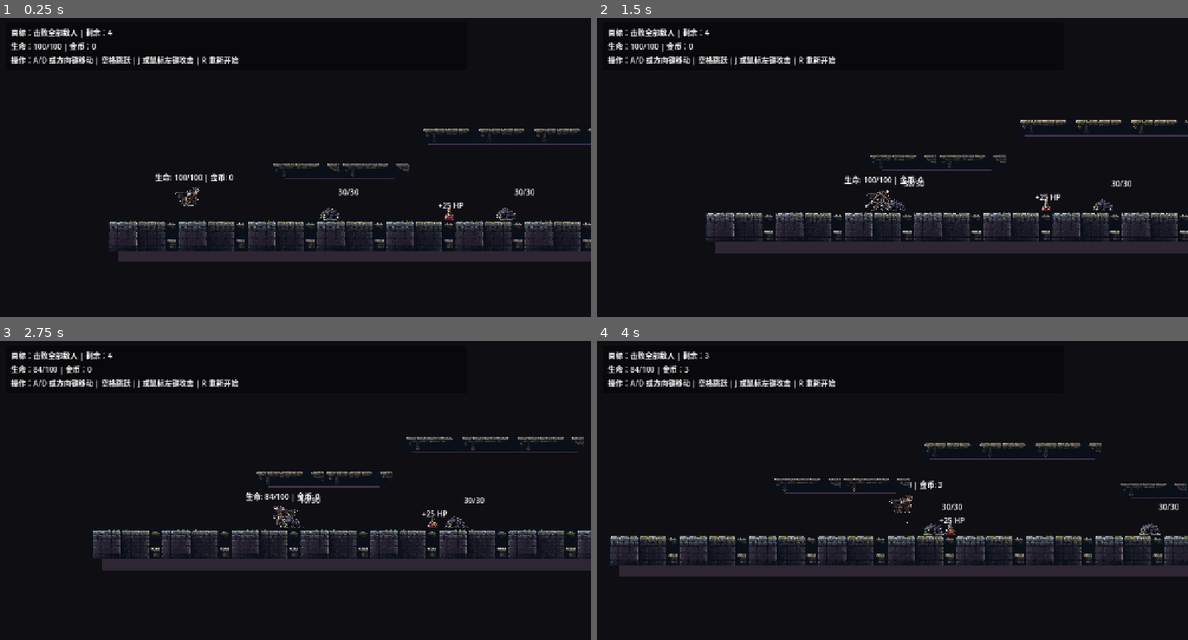
Above: before the commit, frames 1-4 (two rows, left to right).
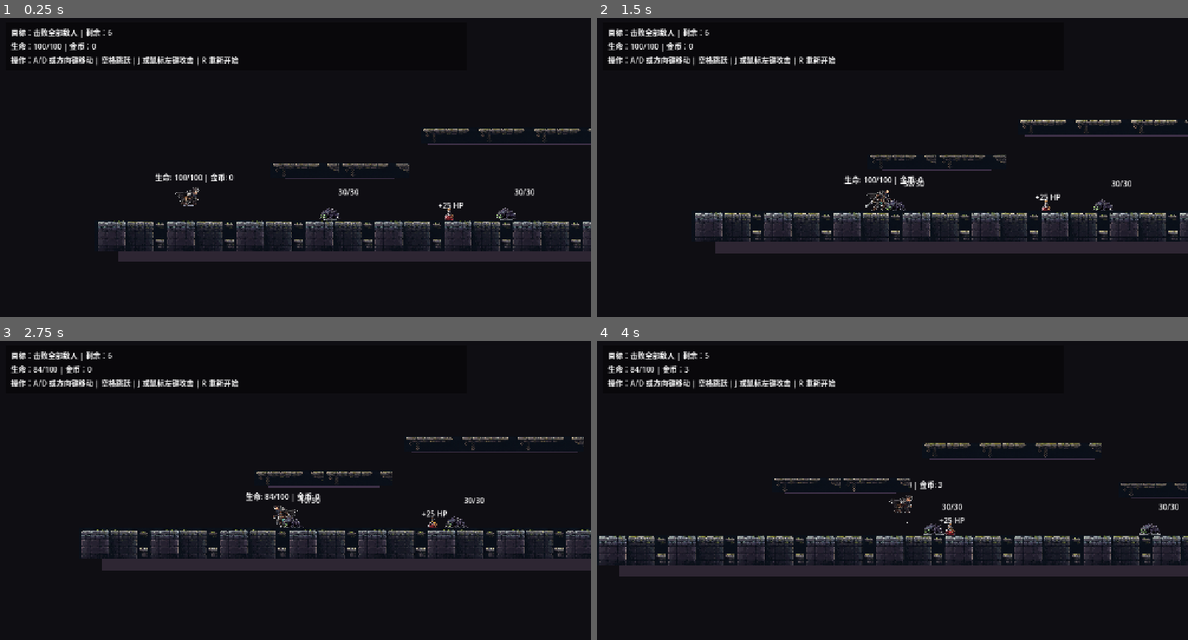
Above: after the commit, the same moments.

Repository: 98longq/relicbound
Game: Godot game, scene res://scenes/levels/test_level.tscn
Two runs of this game, one before a commit and one after it. Both use one fixed random seed, a clock stepped at 60 frames per second and the inputs below.
Inputs (mouse positions are in pixels of both pictures, inside the frame that each line leads up to):
- Up to frame 1 (0.25 s): no input
- Up to frame 2 (1.5 s): tap Enter (ui_accept) at 0.5, 0.77 s; move the mouse to (1022, 167) at 0.52 s; hold R 0.53-1.28 s; hold Right (ui_right) from 0.53 s (still down); click (1022, 167) at 0.67 s; move the mouse to (774, 200) at 1.27 s; tap Space at 1.35 s
- Up to frame 3 (2.75 s): tap Enter (ui_accept) at 1.52 s; move the mouse to (354, 433) at 2.02 s; release Right (ui_right) at 2.03 s; hold Left (ui_left) from 2.03 s (still down); hold J from 2.03 s (still down)
- Up to frame 4 (4 s): move the mouse to (862, 571) at 2.77 s; release Left (ui_left) at 2.78 s; release J at 2.78 s; hold Right (ui_right) from 2.78 s (still down); tap R at 2.85 s; click (862, 571) at 2.92 s; tap Enter (ui_accept) at 3.02, 3.77 s; move the mouse to (1069, 556) at 3.52 s; hold Space from 3.53 s (still down)

The runs differ from the first frame. In frame 1, 2.7% of the frame differs, in the area x 16-100%, y 3-79%; in frame 2, 2.9%; in frame 3, 2.7%; in frame 4, 3.4%, in the area x 0-100%, y 3-76%.

Commit message:
Expand test level layout with longer stage

Diff:
--- a/scenes/levels/test_level.tscn
+++ b/scenes/levels/test_level.tscn
@@ -23,7 +23,7 @@
 shader_parameter/alpha_cutoff = 0.05
 
 [sub_resource type="RectangleShape2D" id="RectangleShape2D_ground"]
-size = Vector2(2200, 80)
+size = Vector2(3200, 80)
 
 [sub_resource type="RectangleShape2D" id="RectangleShape2D_platform_small"]
 size = Vector2(240, 32)
@@ -37,7 +37,7 @@
 [node name="Background" type="ColorRect" parent="."]
 offset_left = -256.0
 offset_top = -256.0
-offset_right = 2400.0
+offset_right = 3500.0
 offset_bottom = 900.0
 color = Color(0.06, 0.055, 0.075, 1)
 
@@ -86,8 +86,14 @@
 [node name="EnemyC" parent="." instance=ExtResource("3_test_enemy")]
 position = Vector2(1190, 592)
 
+[node name="EnemyD" parent="." instance=ExtResource("3_test_enemy")]
+position = Vector2(1900, 592)
+
+[node name="EnemyE" parent="." instance=ExtResource("3_test_enemy")]
+position = Vector2(2250, 592)
+
 [node name="BossRuinGuardian" parent="." instance=ExtResource("4_boss_ruin_guardian")]
-position = Vector2(1640, 592)
+position = Vector2(2850, 592)
 
 [node name="PickupHealthA" parent="." instance=ExtResource("5_pickup_health")]
 position = Vector2(720, 580)
@@ -95,107 +101,152 @@
 [node name="PickupHealthB" parent="." instance=ExtResource("5_pickup_health")]
 position = Vector2(1380, 580)
 
+[node name="PickupHealthC" parent="." instance=ExtResource("5_pickup_health")]
+position = Vector2(2450, 580)
+
 [node name="Ground" type="StaticBody2D" parent="."]
 collision_layer = 1
-position = Vector2(1100, 640)
+position = Vector2(1600, 640)
 
 [node name="CollisionShape2D" type="CollisionShape2D" parent="Ground"]
 shape = SubResource("RectangleShape2D_ground")
 
 [node name="Visual" type="ColorRect" parent="Ground"]
-offset_left = -1100.0
+offset_left = -1600.0
 offset_top = -40.0
-offset_right = 1100.0
+offset_right = 1600.0
 offset_bottom = 40.0
 color = Color(0.18, 0.15, 0.2, 1)
 
 [node name="ArtTile01" type="Sprite2D" parent="Ground"]
 material = SubResource("ShaderMaterial_environment_bg")
-position = Vector2(-1050, -18)
+position = Vector2(-1575, -18)
 scale = Vector2(1, 0.7)
 texture = SubResource("AtlasTexture_ground_art")
 
 [node name="ArtTile02" type="Sprite2D" parent="Ground"]
 material = SubResource("ShaderMaterial_environment_bg")
-position = Vector2(-900, -18)
+position = Vector2(-1425, -18)
 scale = Vector2(1, 0.7)
 texture = SubResource("AtlasTexture_ground_art")
 
 [node name="ArtTile03" type="Sprite2D" parent="Ground"]
 material = SubResource("ShaderMaterial_environment_bg")
-position = Vector2(-750, -18)
+position = Vector2(-1275, -18)
 scale = Vector2(1, 0.7)
 texture = SubResource("AtlasTexture_ground_art")
 
 [node name="ArtTile04" type="Sprite2D" parent="Ground"]
 material = SubResource("ShaderMaterial_environment_bg")
-position = Vector2(-600, -18)
+position = Vector2(-1125, -18)
 scale = Vector2(1, 0.7)
 texture = SubResource("AtlasTexture_ground_art")
 
 [node name="ArtTile05" type="Sprite2D" parent="Ground"]
 material = SubResource("ShaderMaterial_environment_bg")
-position = Vector2(-450, -18)
+position = Vector2(-975, -18)
 scale = Vector2(1, 0.7)
 texture = SubResource("AtlasTexture_ground_art")
 
 [node name="ArtTile06" type="Sprite2D" parent="Ground"]
 material = SubResource("ShaderMaterial_environment_bg")
-position = Vector2(-300, -18)
+position = Vector2(-825, -18)
 scale = Vector2(1, 0.7)
 texture = SubResource("AtlasTexture_ground_art")
 
 [node name="ArtTile07" type="Sprite2D" parent="Ground"]
 material = SubResource("ShaderMaterial_environment_bg")
-position = Vector2(-150, -18)
+position = Vector2(-675, -18)
 scale = Vector2(1, 0.7)
 texture = SubResource("AtlasTexture_ground_art")
 
 [node name="ArtTile08" type="Sprite2D" parent="Ground"]
 material = SubResource("ShaderMaterial_environment_bg")
-position = Vector2(0, -18)
+position = Vector2(-525, -18)
 scale = Vector2(1, 0.7)
 texture = SubResource("AtlasTexture_ground_art")
 
 [node name="ArtTile09" type="Sprite2D" parent="Ground"]
 material = SubResource("ShaderMaterial_environment_bg")
-position = Vector2(150, -18)
+position = Vector2(-375, -18)
 scale = Vector2(1, 0.7)
 texture = SubResource("AtlasTexture_ground_art")
 
 [node name="ArtTile10" type="Sprite2D" parent="Ground"]
 material = SubResource("ShaderMaterial_environment_bg")
-position = Vector2(300, -18)
+position = Vector2(-225, -18)
 scale = Vector2(1, 0.7)
 texture = SubResource("AtlasTexture_ground_art")
 
 [node name="ArtTile11" type="Sprite2D" parent="Ground"]
 material = SubResource("ShaderMaterial_environment_bg")
-position = Vector2(450, -18)
+position = Vector2(-75, -18)
 scale = Vector2(1, 0.7)
 texture = SubResource("AtlasTexture_ground_art")
 
 [node name="ArtTile12" type="Sprite2D" parent="Ground"]
 material = SubResource("ShaderMaterial_environment_bg")
-position = Vector2(600, -18)
+position = Vector2(75, -18)
 scale = Vector2(1, 0.7)
 texture = SubResource("AtlasTexture_ground_art")
 
 [node name="ArtTile13" type="Sprite2D" parent="Ground"]
 material = SubResource("ShaderMaterial_environment_bg")
-position = Vector2(750, -18)
+position = Vector2(225, -18)
 scale = Vector2(1, 0.7)
 texture = SubResource("AtlasTexture_ground_art")
 
 [node name="ArtTile14" type="Sprite2D" parent="Ground"]
 material = SubResource("ShaderMaterial_environment_bg")
-position = Vector2(900, -18)
+position = Vector2(375, -18)
 scale = Vector2(1, 0.7)
 texture = SubResource("AtlasTexture_ground_art")
 
 [node name="ArtTile15" type="Sprite2D" parent="Ground"]
 material = SubResource("ShaderMaterial_environment_bg")
-position = Vector2(1050, -18)
+position = Vector2(525, -18)
+scale = Vector2(1, 0.7)
+texture = SubResource("AtlasTexture_ground_art")
+
+[node name="ArtTile16" type="Sprite2D" parent="Ground"]
+material = SubResource("ShaderMaterial_environment_bg")
+position = Vector2(675, -18)
+scale = Vector2(1, 0.7)
+texture = SubResource("AtlasTexture_ground_art")
+
+[node name="ArtTile17" type="Sprite2D" parent="Ground"]
+material = SubResource("ShaderMaterial_environment_bg")
+position = Vector2(825, -18)
+scale = Vector2(1, 0.7)
+texture = SubResource("AtlasTexture_ground_art")
+
+[node name="ArtTile18" type="Sprite2D" parent="Ground"]
+material = SubResource("ShaderMaterial_environment_bg")
+position = Vector2(975, -18)
+scale = Vector2(1, 0.7)
+texture = SubResource("AtlasTexture_ground_art")
+
+[node name="ArtTile19" type="Sprite2D" parent="Ground"]
+material = SubResource("ShaderMaterial_environment_bg")
+position = Vector2(1125, -18)
+scale = Vector2(1, 0.7)
+texture = SubResource("AtlasTexture_ground_art")
+
+[node name="ArtTile20" type="Sprite2D" parent="Ground"]
+material = SubResource("ShaderMaterial_environment_bg")
+position = Vector2(1275, -18)
+scale = Vector2(1, 0.7)
+texture = SubResource("AtlasTexture_ground_art")
+
+[node name="ArtTile21" type="Sprite2D" parent="Ground"]
+material = SubResource("ShaderMaterial_environment_bg")
+position = Vector2(1425, -18)
+scale = Vector2(1, 0.7)
+texture = SubResource("AtlasTexture_ground_art")
+
+[node name="ArtTile22" type="Sprite2D" parent="Ground"]
+material = SubResource("ShaderMaterial_environment_bg")
+position = Vector2(1575, -18)
 scale = Vector2(1, 0.7)
 texture = SubResource("AtlasTexture_ground_art")
 
@@ -282,3 +333,61 @@
 position = Vector2(75, -4)
 scale = Vector2(1, 0.42)
 texture = SubResource("AtlasTexture_platform_art")
+
+[node name="PlatformD" type="StaticBody2D" parent="."]
+collision_layer = 8
+position = Vector2(1900, 455)
+
+[node name="CollisionShape2D" type="CollisionShape2D" parent="PlatformD"]
+shape = SubResource("RectangleShape2D_platform_large")
+
+[node name="Visual" type="ColorRect" parent="PlatformD"]
+offset_left = -180.0
+offset_top = -16.0
+offset_right = 180.0
+offset_bottom = 16.0
+color = Color(0.24, 0.19, 0.28, 1)
+
+[node name="ArtLeft" type="Sprite2D" parent="PlatformD"]
+material = SubResource("ShaderMaterial_environment_bg")
+position = Vector2(-120, -4)
+scale = Vector2(1, 0.42)
+texture = SubResource("AtlasTexture_platform_art")
+
+[node name="ArtCenter" type="Sprite2D" parent="PlatformD"]
+material = SubResource("ShaderMaterial_environment_bg")
+position = Vector2(0, -4)
+scale = Vector2(1, 0.42)
+texture = SubResource("AtlasTexture_platform_art")
+
+[node name="ArtRight" type="Sprite2D" parent="PlatformD"]
+material = SubResource("ShaderMaterial_environment_bg")
+position = Vector2(120, -4)
+scale = Vector2(1, 0.42)
+texture = SubResource("AtlasTexture_platform_art")
+
+[node name="PlatformE" type="StaticBody2D" parent="."]
+collision_layer = 8
+position = Vector2(2470, 430)
+
+[node name="CollisionShape2D" type="CollisionShape2D" parent="PlatformE"]
+shape = SubResource("RectangleShape2D_platform_small")
+
+[node name="Visual" type="ColorRect" parent="PlatformE"]
+offset_left = -120.0
+offset_top = -16.0
+offset_right = 120.0
+offset_bottom = 16.0
+color = Color(0.24, 0.19, 0.28, 1)
+
+[node name="ArtLeft" type="Sprite2D" parent="PlatformE"]
+material = SubResource("ShaderMaterial_environment_bg")
+position = Vector2(-75, -4)
+scale = Vector2(1, 0.42)
+texture = SubResource("AtlasTexture_platform_art")
+
+[node name="ArtRight" type="Sprite2D" parent="PlatformE"]
+material = SubResource("ShaderMaterial_environment_bg")
+position = Vector2(75, -4)
+scale = Vector2(1, 0.42)
+texture = SubResource("AtlasTexture_platform_art")
